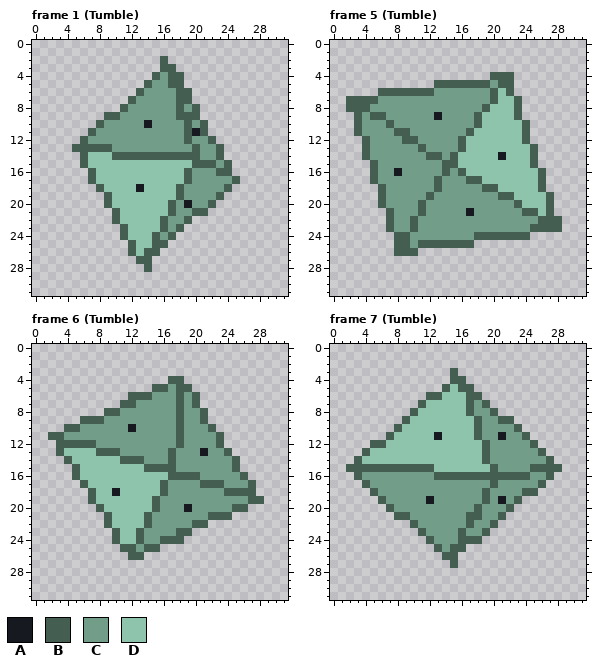
Two versions of one pixel-art file, assets/source/aseprite/rolls/d8.aseprite. That is the earlier state.
32x32 pixels, 24 frames. Colours within 5 levels of each other are drawn and written as one. Shown: frame 1 (Tumble), frame 5 (Tumble), frame 6 (Tumble), frame 7 (Tumble). The commit also changed other frames, which this record leaves out.
Palette (. is transparent): A #171921  B #445e52  C #729d89  D #8ec4ab
Pixels before, frame 1 (Tumble), first column x 5:
 2 ...........B.........
 3 ...........BB........
 4 ..........BCBB.......
 5 .........BCCBB.......
 6 ........BCCCCBB......
 7 .......BCCCCCBB......
 8 ......BCCCCCCBCB.....
 9 ....BBCCCCCCCBBB.....
10 ...BCCCCCACCCCBCB....
11 ..BCCCCCCCCCCCBAB....
12 .BCCCCCCCCCCCCBCCB...
13 BBBBBCCCCCCCCCCBCCB..
14 .BDDDBBBBBBBBBBBCCB..
15 .BDDDDDDDDDDDDDBBBCB.
16 ..BDDDDDDDDDDDBCCCBB.
17 ..BDDDDDDDDDDDBCCCCCB
18 ...BDDDDADDDDBCCCCCB.
19 ....BDDDDDDDDBCCCCB..
20 ....BDDDDDDDBCACCB...
21 .....BDDDDDDBCCBB....
22 .....BDDDDDBCCB......
23 ......BDDDDBCB.......
24 ......BDDDBCB........
25 .......BDDBB.........
26 .......BDBB..........
27 ........BB...........
28 .........B...........
Pixels before, frame 5 (Tumble), first column x 2:
 4 ..................BBB......
 5 ...........BBBBBBBCBB......
 6 ....BBBBBBBCCCCCCCBDB......
 7 BBBBCCCCCCCCCCCCCCBDDB.....
 8 BBBCCCCCCCCCCCCCCBDDDB.....
 9 .BCBBCCCCCCACCCCBDDDDB.....
10 .BCCCBCCCCCCCCCCBDDDDDB....
11 .BCCCCBBCCCCCCCBDDDDDDB....
12 ..BCCCCBBCCCCCBDDDDDDDB....
13 ..BCCCCCCBCCCCBDDDDDDDDB...
14 ..BCCCCCCCBBCBDDDDDADDDB...
15 ...BCCCCCCCCBBDDDDDDDDDB...
16 ...BCCACCCCCBCBDDDDDDDDDB..
17 ...BCCCCCCCBCCCBBDDDDDDDB..
18 ....BCCCCCCBCCCCCBBDDDDDB..
19 ....BCCCCCBCCCCCCCCBBDDDDB.
20 ....BCCCCBCCCCCCCCCCCBDDDB.
21 .....BCCCBCCCCCACCCCCCBBDB.
22 .....BCCBCCCCCCCCCCCCCCCBBB
23 .....BCCBCCCCCCCCCCCCCCBBBB
24 ......BBCCCCCCCCBBBBBBB....
25 ......BBCBBBBBBB...........
26 ......BBB..................
Pixels before, frame 6 (Tumble), first column x 2:
 4 ...............BB..........
 5 .............BBCBB.........
 6 ..........BBBCCCBCB........
 7 .........BBCCCCCBCB........
 8 .......BBCCCCCCCBCCB.......
 9 ....BBBCCCCCCCCCBCCB.......
10 ..BBCCCCCCACCCCCBCCCB......
11 BBCCCCCCCCCCCCCCBCCCCB.....
12 .BBBBBCCCCCCCCCCBCCCCB.....
13 .BDDDDBBBCCCCCCBCCCACCB....
14 ..BDDDDDDBBBCCCBCCCCCCCB...
15 ...BDDDDDDDDBBBBCCCCCCCB...
16 ...BDDDDDDDDDDDBBBBCCCCCB..
17 ....BDDDDDDDDDBCCCCBBBCCCB.
18 .....BDDADDDDDBCCCCCCCBBBB.
19 .....BDDDDDDDBCCCCCCCCCCCBB
20 ......BDDDDDDBCCCACCCCCBB..
21 .......BDDDDBCCCCCCCBBB....
22 .......BDDDDBCCCCCBB.......
23 ........BDDBCCCCBB.........
24 ........BDDBCCBBB..........
25 .........BBCBB.............
26 ..........BB...............
Pixels before, frame 7 (Tumble), first column x 2:
 3 .............B.............
 4 .............BB............
 5 ............BDBB...........
 6 ..........BBDDDBB..........
 7 .........BDDDDDBCB.........
 8 ........BDDDDDDBCCB........
 9 .......BDDDDDDDDBCCBB......
10 ......BDDDDDDDDDBCCCCB.....
11 .....BDDDDDADDDDBCCACCB....
12 ...BBDDDDDDDDDDDDBCCCCCB...
13 ..BDDDDDDDDDDDDDDBCCCCCCB..
14 .BDDDDDDDDDDDDDDDBCCCCCCCB.
15 BBBBBBBBBBBDDDDDDDBCCCCBBBB
16 .BCCCCCCCCCBBBBBBBBBBBBCCB.
17 ..BCCCCCCCCCCCCCCCBCCCCCB..
18 ...BCCCCCCCCCCCCCBCCCCBB...
19 ....BCCCCCACCCCCCBCACB.....
20 .....BCCCCCCCCCCBCCCB......
21 ......BBCCCCCCCBBCCB.......
22 ........BCCCCCCBCCB........
23 .........BCCCCBCCB.........
24 ..........BCCCBBB..........
25 ...........BCBB............
26 ............BB.............
27 .............B.............
The result:
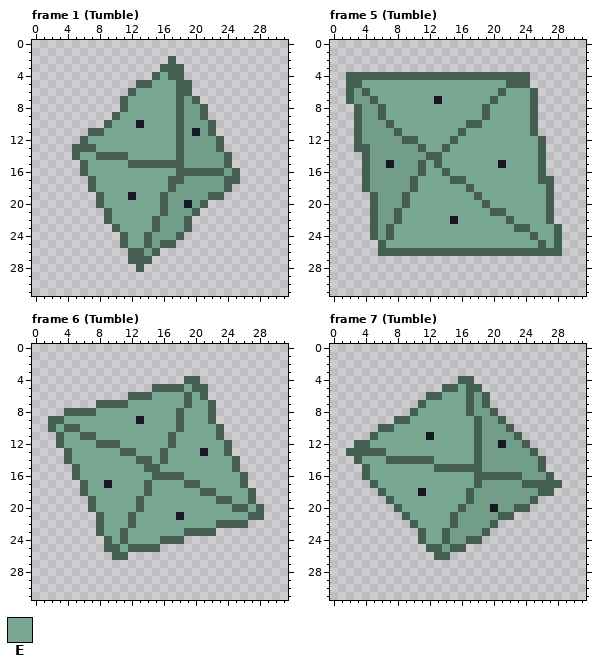
Colours new in this view: E #79a892
The edit:
Changed rows in their new state; - is an unchanged pixel.
Frame 1 (Tumble):
first column x 5:
 2 -----------.B--------
 3 -------------B-------
 4 -----------E---------
 5 --------B-EEE-B------
 6 -------BEEEEE--------
 7 ------BEEEEEE-CB-----
 8 -------EEEEEE--CB----
 9 ----.-EEEEEEE-CCB----
10 ---.BEEEAEEEEBC-CB---
11 ---BEEEEEEEEEBC-CB---
12 --EEEEEEEEEEEBC--CB--
13 ---EEEEEEEEEEB-C-----
14 BEEBB--EEEEEE-CC--CB-
15 --EEEEEBBBBBBBCCCC---
16 -BEEEEEEEEEEEB-BBB-CB
17 ---EEEEEEEEEBBC----B-
18 --BEEEEEEEEEBC-------
19 ---BEEEAEEEBCC---B---
20 ---BEEEEEEEBC---B.---
21 ----BEEEEEEBC---.----
22 ----BEEEEEBC---------
23 -----BEEEEBC-CB------
24 -------EEBC-CB-------
25 ------BEEBC-B--------
26 --------BC-----------
27 -------B-------------
28 --------B.-----------
Frame 5 (Tumble):
first column x 2:
 4 BBBBBBBBBBBBBBBBBB---BB----
 5 BBEEEEEEEEEEEEEEEEEE-BB----
 6 BCBEEEEEEEEEEEEEEEEBEEEB---
 7 -CC-EEEEEEEAEEEEEE-EEEEB---
 8 .-C-BEEEEEEEEEEEE-EEEEEB---
 9 ---C-EEEEEEEEEEEEBEEEEEB---
10 ------EEEEEEEEEB-EEEEEEB---
11 -------EEEEEEEBEEEEEEEEB---
12 -BC------EEEEBEEEEEEEEEEB--
13 -B--------EEBEEEEEEEEEEEB--
14 ------------EEEEEEEEEEEEB--
15 --BC-A---BEBEEEEEEEAEEEEB--
16 --BC--C--BEE-EEEEEEEEEEE---
17 --BC----BEEEEBBEEEEEEEEE-B-
18 --BCC---BEEEEEEBEEEEEEEEEB-
19 ---BC--BEEEEEEEEBEEEEEEEE--
20 ---BC--BEEEEEEEEEBEEEEEEE--
21 ---BCCBEEEEEEEEEEEBBEEEEE--
22 ---BCCBEEEEEEAEEEEEEBEEEE-.
23 ---BC-EEEEEEEEEEEEEEEBBEEE-
24 ---BCBEEEEEEEEEEEEEEEEEBEEB
25 ----BEEEEEEEEEEEEEEEEEEEBEB
26 ----BB---BBBBBBBBBBBBBBBBBB
Frame 6 (Tumble):
first column x 2:
 4 ---------------..BB--------
 5 ---------------B-EBB-------
 6 -------------EEEEBEB-------
 7 ------BBB-EEEEEEEBEEB------
 8 --BBBBEEEEEEEEEE-EEEB------
 9 BBEEEEEEEEEAEEEE-EEEB------
10 BE--EEEEEEEEEEEE-EEEEB-----
11 .-EEBBEEEEEEEEEBEEEEE------
12 --EEEEBBBEEEEEEBEEEEEEB----
13 -.BEEEEEEBBEEEBEEEE-EE-----
14 ---EEEEEEEE-BEBEEEEEEEE----
15 ----EEEEEEEE--EEEEEEEEE----
16 ----EEEEEEEEEBB--EEEEEEE---
17 -----EEAEEEEBEEEEBBEEEEEB.-
18 ----BEEEEEEEBEEEEEEBBEEEE--
19 ------EEEEEBEEEEEEEEEBBEE-.
20 -----BEEEEEBEEEEEEEEEEE--EB
21 ------BEEEBEEEEEAEEEEEEEEBB
22 ------BEEEBEEEEEEEEEEBBBB--
23 ------BEEBEEEEEEE-BBB------
24 -------BEBEEEE-------------
25 -------BBE-B---------------
26 --------BB..---------------
Frame 7 (Tumble):
first column x 2:
 3 -------------.-------------
 4 -------------.-B-----------
 5 -------------BE-B----------
 6 ------------EEE-CB---------
 7 ----------EEEEE------------
 8 ---------EEEEEE------------
 9 ------B-EEEEEEEE----.------
10 ----BBEEEEEEEEEE----B.-----
11 ---BEEEEEEAEEEEE---C-B.----
12 -BBEEEEEEEEEEEEEBC-A--B.---
13 BB-BBEEEEEEEEEEEBC-----B.--
14 --EEEBBBBBBEEEEEBC------B.-
15 ..-EEEEEEEEBBBBBBCC----C-..
16 -.BEEEEEEEEEEEEE------C----
17 --.BEEEEEEEEEEEEB-C---BB-BB
18 ---.BEEEEAEEEEEB-C----CCBB-
19 ----.BEEEEEEEEEB-C-C-CCB---
20 -----.BEEEEEEEB-C-A-CBB----
21 ------.-EEEEEB-CC---B------
22 ---------EEEEB-C-----------
23 ----------EEB-C------------
24 ---------BEEB-C------------
25 ----------B----------------
26 -----------B-.-------------
27 -------------.-------------
Changed places in both pictures, as pixel boxes (x1, y1, x2, y2):
changed: (72, 56, 240, 272)
changed: (346, 72, 562, 256)
changed: (48, 376, 264, 560)
changed: (346, 368, 562, 568)
